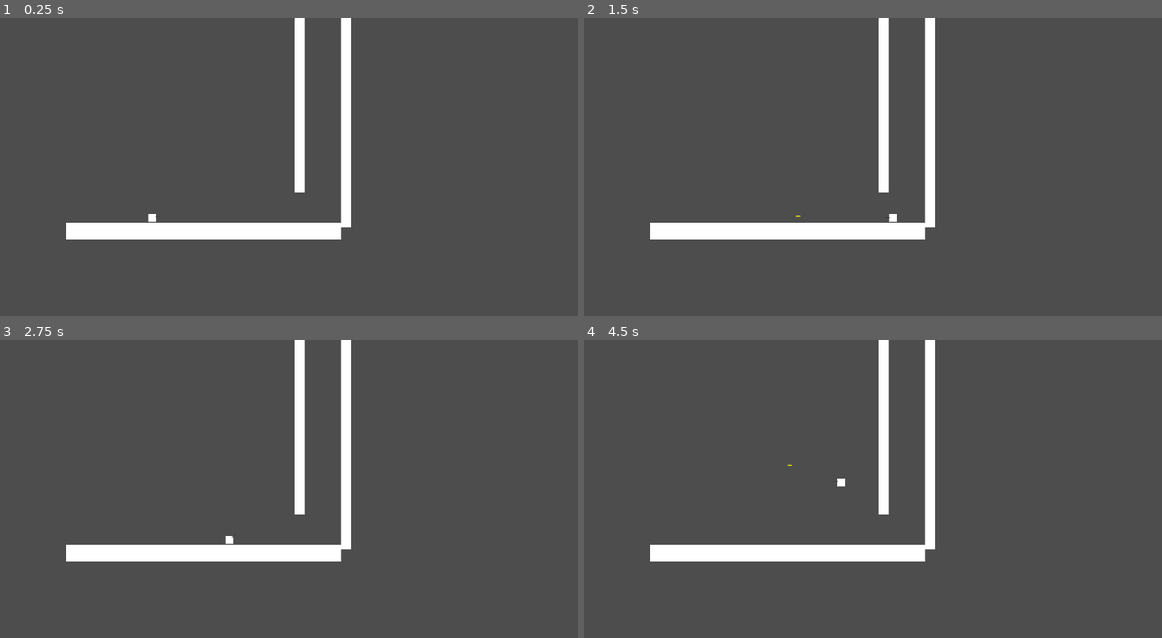
Above: before the commit, frames 1-4 (two rows, left to right).
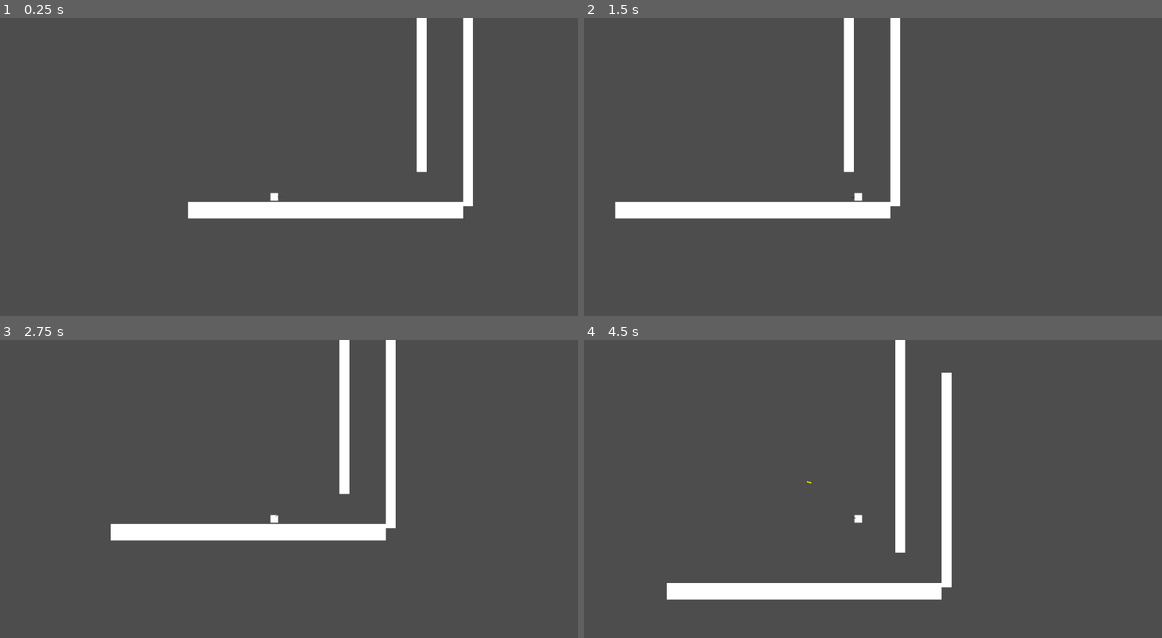
Above: after the commit, the same moments.

Repository: EliasJHL/EpitechJAM_2
Game: Godot game, scene res://main_scene.tscn
The game is run twice, just before and just after one commit, with the same random seed, the same clock (stepped at 60 frames per second) and the same inputs.
Inputs (mouse positions are in pixels of both pictures, inside the frame that each line leads up to):
- Up to frame 1 (0.25 s): no input
- Up to frame 2 (1.5 s): tap Enter (ui_accept) at 0.5, 0.77 s; move the mouse to (1000, 178) at 0.52 s; hold Right (ui_right) from 0.53 s (still down); click (1000, 178) at 0.6 s; move the mouse to (728, 214) at 1.27 s; click (728, 214) at 1.35 s
- Up to frame 3 (2.75 s): tap Enter (ui_accept) at 1.52 s; move the mouse to (335, 441) at 2.02 s; release Right (ui_right) at 2.03 s; hold Left (ui_left) from 2.03 s (still down); click (335, 441) at 2.1 s
- Up to frame 4 (4.5 s): move the mouse to (826, 590) at 2.77 s; release Left (ui_left) at 2.78 s; hold Right (ui_right) 2.78-4.28 s; click (826, 590) at 2.85 s; tap Enter (ui_accept) at 3.02, 3.77 s; move the mouse to (1046, 572) at 3.52 s; click (1046, 572) at 3.6 s; move the mouse to (664, 465) at 4.27 s; hold Left (ui_left) from 4.28 s (still down); click (664, 465) at 4.35 s

The runs differ from the first frame. In frame 1, 9.7% of the frame differs, in the area x 11-82%, y 0-75%; in frame 2, 9.9%; in frame 3, 8.2%; in frame 4, 10%, in the area x 11-64%, y 0-88%.

Commit message:
[ADD] camera centred on player added

Diff:
--- a/main_scene.tscn
+++ b/main_scene.tscn
@@ -42,6 +42,8 @@
 [node name="Shoot_Point" type="Marker2D" parent="player/Weapon_rotation/Weapon"]
 position = Vector2(333.913, 0)
 
+[node name="Camera2D" type="Camera2D" parent="player"]
+
 [node name="StaticBody2D" type="StaticBody2D" parent="." groups=["Portail_OK"]]
 position = Vector2(448, 386)
 physics_material_override = SubResource("PhysicsMaterial_7r4rq")
